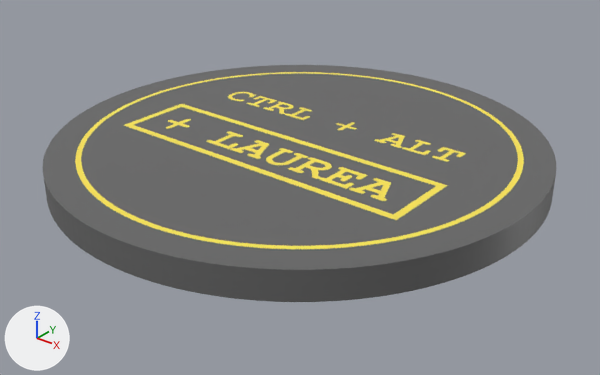
An edit to the glTF model public/products/sottobicchiere-ctrl-alt-laurea.glb, drawn before and after from the same camera.
Before and after are seen from a 50 mm lens placed at (0.0681, -0.085, 0.0493), pointed at (0.0014, -0.0016, -0.0024). Lighting does not change. The marker at lower left points along +X, +Y and +Z. The first picture is the older version. Where no turn or scale is listed for an object, it has been applied to the vertices. Vertices at exactly the same position are counted once.

Script lines for the objects in view, before the commit:
```python
me_coaster_base = bpy.data.meshes.new('coaster_base')
me_coaster_base.from_pydata(...)  # 4152 vertices, 8300 faces; spans x -0.035..0.035, y -0.035..0.035, z 0.0..0.004
me_coaster_base.materials.append(mat_defaultmaterial)
me_coaster_ink = bpy.data.meshes.new('coaster_ink')
me_coaster_ink.from_pydata(...)  # 3832 vertices, 7628 faces; spans x -0.0308..0.0308, y -0.0308..0.0308, z 0.0034..0.004
me_coaster_ink.materials.append(mat_defaultmaterial_001)
ob_coaster_base = bpy.data.objects.new('coaster_base', me_coaster_base)
ob_coaster_base.location = (0.0, 0.0, 0.0)
ob_coaster_ink = bpy.data.objects.new('coaster_ink', me_coaster_ink)
ob_coaster_ink.location = (0.0, 0.0, 0.0)
```
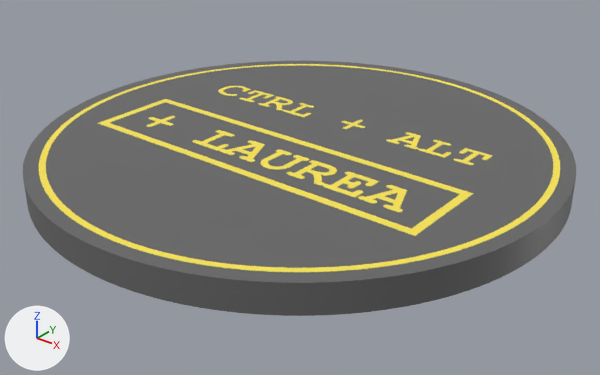
Edits to the scene script, one JSON object a line:
```json
{"block": "me_coaster_base", "where": "# used by ob_coaster_base; location = (0.0, 0.0, 0.0)"}
{"op": "remove", "block": "me_coaster_base", "code": "me_coaster_base.from_pydata(...)  # 4152 vertices, 8300 faces; spans x -0.035..0.035, y -0.035..0.035, z 0.0..0.004"}
{"op": "add", "block": "me_coaster_base", "code": "me_coaster_base.from_pydata(...)  # 4152 vertices, 8300 faces; spans x -0.0375..0.0375, y -0.0375..0.0375, z 0.0..0.004"}
{"block": "me_coaster_base", "change": "me_coaster_base part 1: 4152 of 4152 vertices moved; they spanned x -0.035..0.035, y -0.035..0.035, z 0.0..0.004 and now span x -0.0375..0.0375, y -0.0375..0.0375, z 0.0..0.004; mean shift (0.0, 0.0001, 0.0)"}
{"block": "me_coaster_ink", "where": "# used by ob_coaster_ink; location = (0.0, 0.0, 0.0)"}
{"op": "remove", "block": "me_coaster_ink", "code": "me_coaster_ink.from_pydata(...)  # 3832 vertices, 7628 faces; spans x -0.0308..0.0308, y -0.0308..0.0308, z 0.0034..0.004"}
{"op": "add", "block": "me_coaster_ink", "code": "me_coaster_ink.from_pydata(...)  # 3832 vertices, 7628 faces; spans x -0.0355..0.0355, y -0.0355..0.0355, z 0.0034..0.004"}
{"block": "me_coaster_ink", "change": "me_coaster_ink part 2: the whole mesh is scaled about its middle by (1.15, 1.15, 1)"}
```

Boxes [x1, y1, x2, y2] around the edits, measured in the pictures (600 x 375 px):
```json
{"object": "coaster_base", "change": "reshaped", "before": [43, 65, 556, 302], "after": [23, 61, 576, 316], "on screen": "8% wider, 8% taller"}
{"object": "coaster_ink", "change": "rescaled", "before": [75, 72, 524, 249], "after": [39, 64, 560, 272], "on screen": "16% wider, 17% taller"}
```
